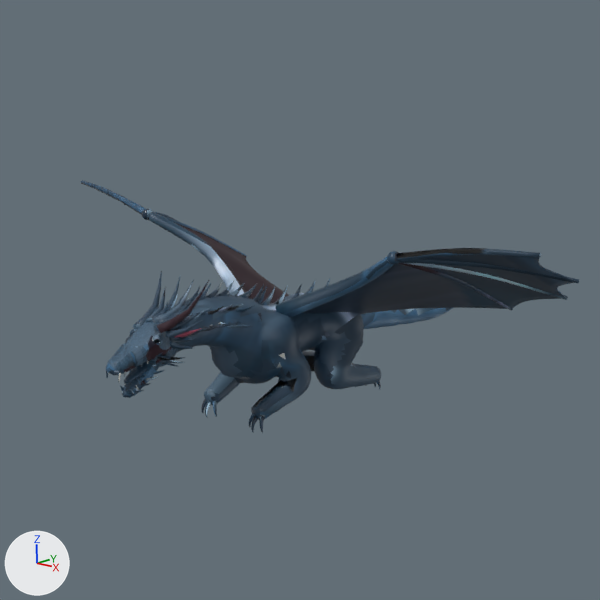
Renders of the Blender file tools/blender/pets/SpiritBreezeEgg/AzureSkyDragon.blend from each side of a commit.
The view is the same before and after, from the file's camera 'ShowCam'. Arrows for +X, +Y and +Z are at lower left; the lights stay in place. The older version comes first.

Before the edit, the objects in view are built like this:
```python
me_azureskydragon_body = bpy.data.meshes.new('AzureSkyDragon_Body')
me_azureskydragon_body.from_pydata(...)  # 9621 vertices, 18446 faces; spans x -1.14..1.14, y -0.87..1.15, z 0.26..1.06
me_azureskydragon_body.polygons.foreach_set('use_smooth', [True] * 18446)
me_azureskydragon_body.materials.append(mat_azureskydragon_baked)
ob_azureskydragon_body = bpy.data.objects.new('AzureSkyDragon_Body', me_azureskydragon_body)
ob_azureskydragon_body.location = (0.0, 0.0, 0.0)
```
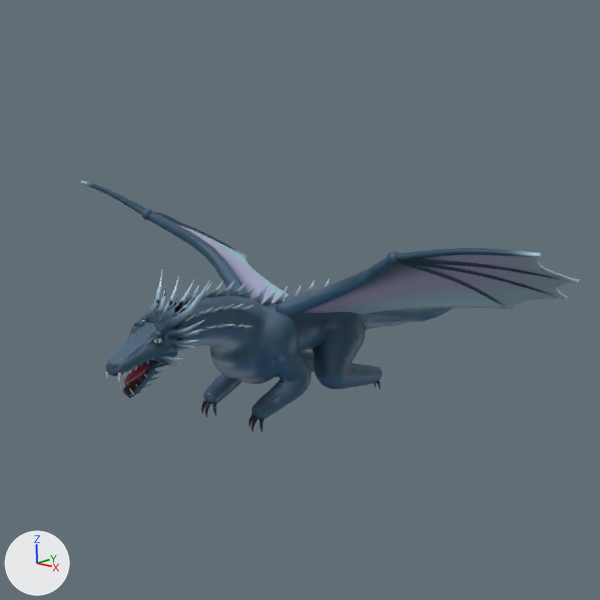
Location of each change, (x1, y1, x2, y2) in pixels of the pictures (600 x 600 px; the box of a moved part takes in the faces that stretch with it):
part 1 of me_azureskydragon_body, moved or reshaped (not visible afterwards): before (170, 313, 200, 331)
part 2 of me_azureskydragon_body, moved or reshaped: before (106, 271, 452, 423); after (106, 269, 451, 423)
part 3 of me_azureskydragon_body, surface changed: (81, 180, 579, 429) in both

What changed in the scene script:
```text
Change me_azureskydragon_body:
    used by ob_azureskydragon_body; location = (0.0, 0.0, 0.0)
    remove me_azureskydragon_body.from_pydata(...)  # 9621 vertices, 18446 faces; spans x -1.14..1.14, y -0.87..1.15, z 0.26..1.06
    add me_azureskydragon_body.from_pydata(...)  # 10462 vertices, 20128 faces; spans x -1.14..1.14, y -0.87..1.15, z 0.26..1.06
    me_azureskydragon_body part 1: the loose piece of 25 vertices spanning x 0.03..0.12, y -0.68..-0.56, z 0.72..0.79 is moved by (-0.02, 0.0, 0.01)
    me_azureskydragon_body part 2: 400 vertices moved within x -0.21..0.21, y -0.86..1.12, z 0.28..0.79; 3206 vertices removed from x -0.22..0.22, y -0.87..1.15, z 0.28..0.9; 4047 vertices added at x -0.22..0.22, y -0.87..1.15, z 0.28..0.9
    me_azureskydragon_body part 3: 8133 kept faces spanning x -1.14..1.14, y -0.86..1.11, z 0.26..1.06 get new texture (UV) coordinates
    other edits to the shape of me_azureskydragon_body do not show in these pictures
```
